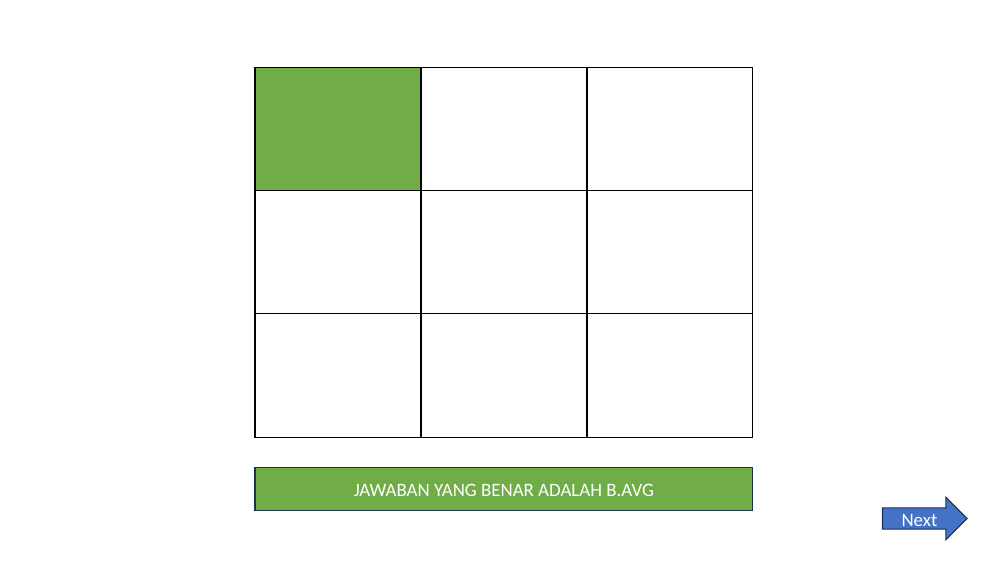
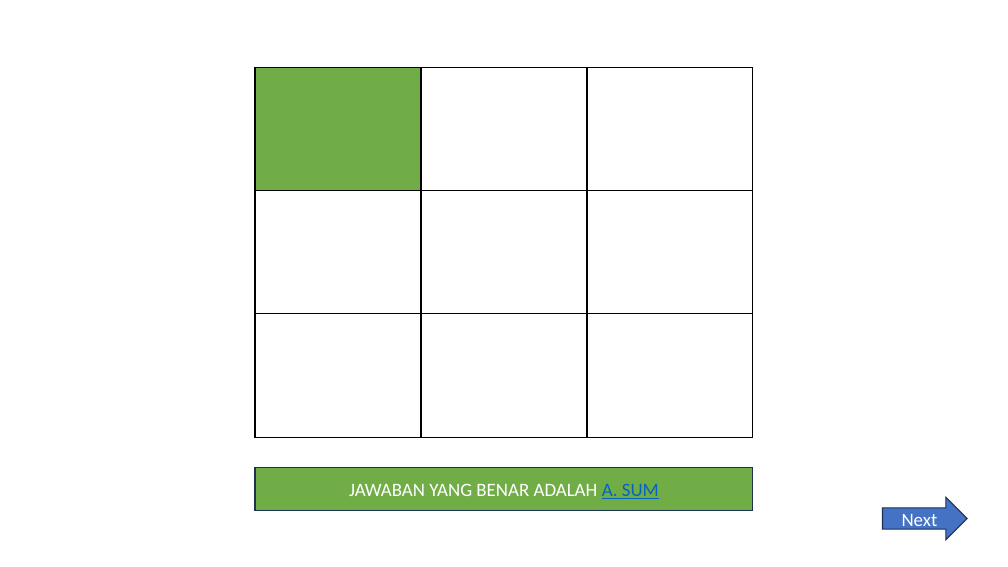
Before and after one commit to clementhermawan/BASIS-DATA, a slide deck: slide 2 of PermainanTikTakTu.pptx. Drawn at 1008x567 pixels with LibreOffice and Linux fonts; fonts in the diff are those of the drawing. Boxes give left, top, right and bottom in pixels: in the first picture for what was removed or moved away, otherwise in the second. Text is boxed around its words. In the diff, an @@ line names an element or a change of style, - is before the commit and + after.

```diff
--- a/PermainanTikTakTu.pptx
+++ b/PermainanTikTakTu.pptx
@@ text in rectangle at <box>349,483,659,499</box>: text changed @@
-JAWABAN YANG BENAR ADALAH B.AVG
+JAWABAN YANG BENAR ADALAH A. SUM
```
Also in this commit, not shown: 16 other slides changed, 9 slides added.
